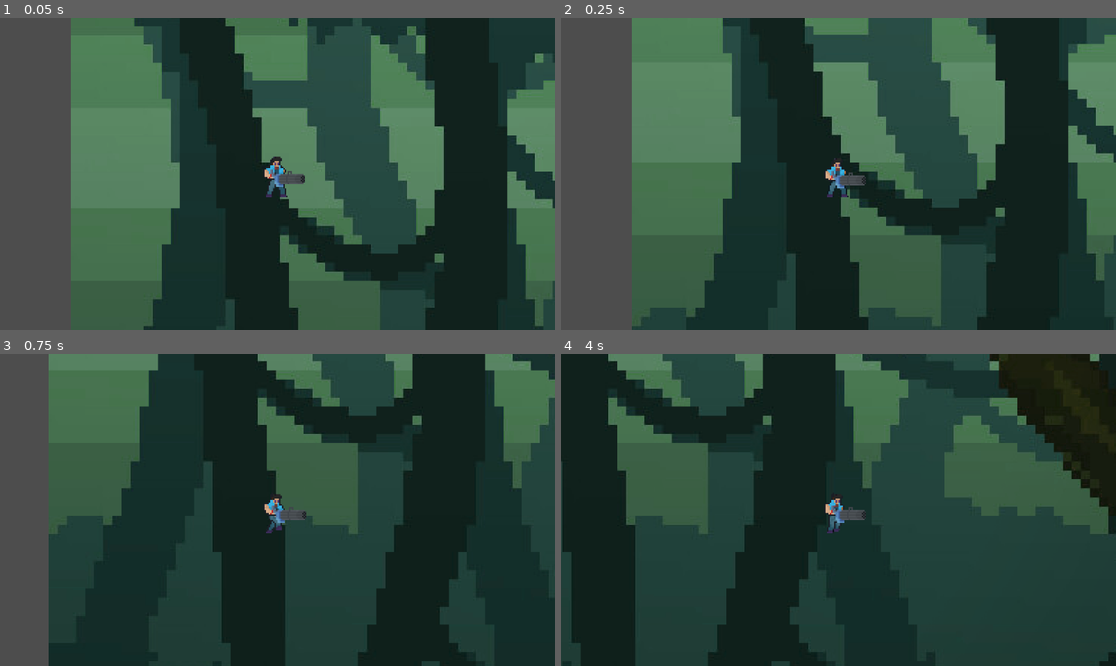
Above: before the commit, frames 1-4 (two rows, left to right).
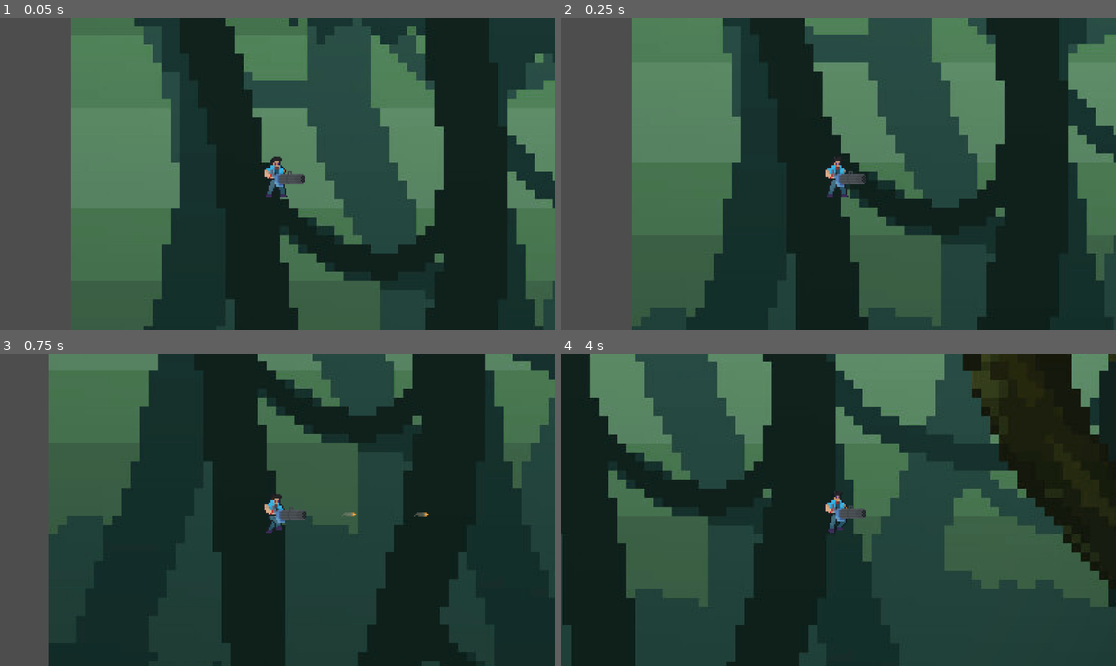
Above: after the commit, the same moments.

Repository: khuongduy354/VFXTaco
Game: Godot game, scene res://world.tscn
Same seed, same stepped clock (60 frames per second), same inputs: the game is played once before the commit and once after it.
Inputs (mouse positions are in pixels of both pictures, inside the frame that each line leads up to):
- Up to frame 1 (0.05 s): no input
- Up to frame 2 (0.25 s): no input
- Up to frame 3 (0.75 s): move the mouse to (399, 494) at 0.52 s; press the mouse at (399, 494) at 0.53 s; hold Right (ui_right) from 0.53 s (still down)
- Up to frame 4 (4 s): tap Space (jump, bound only after the commit) at 0.77, 0.8, 1.07, 1.35, 1.52, 1.82, 2.3, 3.02, 3.32, 3.6, 3.77 s; move the mouse to (727, 525) at 1.27 s; release the mouse at (727, 525) at 1.28 s; click (727, 525) at 1.55 s; move the mouse to (894, 441) at 2.02 s; release Right (ui_right) at 2.03 s; press the mouse at (894, 441) at 2.03 s; hold Left (ui_left) 2.03-2.78 s; move the mouse to (810, 572) at 2.77 s; release the mouse at (810, 572) at 2.78 s; hold Right (ui_right) from 2.78 s (still down); click (810, 572) at 2.85 s; move the mouse to (1005, 556) at 3.52 s

Frame 1 is identical in both runs. In frame 2, 0.2% of the frame differs, in the area x 47-55%, y 44-55%; in frame 3, less than 0.1%; in frame 4, 37%, in the area x 0-100%, y 0-100%.

Commit message:
feat: more guns

Diff:
--- a/Components/gun_comp.gd
+++ b/Components/gun_comp.gd
@@ -1,4 +1,5 @@
 extends Node2D
+class_name GunComponent
 
 var gun =null
 func wield_gun(type:Global.gun_type):
--- a/Guns/bullet.tscn
+++ b/Guns/bullet.tscn
@@ -4,3 +4,4 @@
 
 [node name="Bullet" type="CharacterBody2D"]
 script = ExtResource("1_kpqfy")
+SPEED = 30000
--- a/Guns/gun.gd
+++ b/Guns/gun.gd
@@ -3,8 +3,12 @@
 @export var BulletScene:PackedScene
 
 @onready var shoot_pos = $shoot_pos
+@onready var cooldown =$shoot_cooldown
 func shoot():
+	if !cooldown.is_stopped():
+		return
 	var bullet:Bullet=BulletScene.instantiate()
-	bullet.set_dir(global_position.direction_to(shoot_pos))
+	bullet.set_dir(global_position.direction_to(shoot_pos.global_position))
 	add_child(bullet)
 	bullet.global_position = shoot_pos.global_position
+	cooldown.start()
--- a/Guns/gun.tscn
+++ b/Guns/gun.tscn
@@ -8,3 +8,7 @@
 [node name="shoot_pos" type="Marker2D" parent="."]
 
 [node name="handle_pos" type="Marker2D" parent="."]
+
+[node name="shoot_cooldown" type="Timer" parent="."]
+wait_time = 0.1
+one_shot = true
--- a/Guns/handgun.tscn
+++ b/Guns/handgun.tscn
@@ -1,13 +1,15 @@
-[gd_scene load_steps=3 format=3 uid="uid://b6ifi118cspb0"]
+[gd_scene load_steps=4 format=3 uid="uid://b6ifi118cspb0"]
 
 [ext_resource type="PackedScene" uid="uid://dtuev2v7jfelp" path="res://Guns/gun.tscn" id="1_hfmj3"]
 [ext_resource type="Texture2D" uid="uid://bi7mveoaxwq6t" path="res://assets/newgrass.png" id="2_5sa2c"]
+[ext_resource type="PackedScene" uid="uid://80orcbdxwx5g" path="res://Guns/simplebullet.tscn" id="2_gv7bc"]
 
 [node name="handgun" instance=ExtResource("1_hfmj3")]
 position = Vector2(4, -2)
+BulletScene = ExtResource("2_gv7bc")
 
 [node name="shoot_pos" parent="." index="0"]
-position = Vector2(8, 0)
+position = Vector2(10, 0)
 
 [node name="Newgrass" type="Sprite2D" parent="." index="1"]
 position = Vector2(0, 2)
--- a/Guns/longgun.tscn
+++ b/Guns/longgun.tscn
@@ -1,13 +1,15 @@
-[gd_scene load_steps=3 format=3 uid="uid://danhym1kbdr6b"]
+[gd_scene load_steps=4 format=3 uid="uid://danhym1kbdr6b"]
 
 [ext_resource type="PackedScene" uid="uid://dtuev2v7jfelp" path="res://Guns/gun.tscn" id="1_wku3c"]
+[ext_resource type="PackedScene" uid="uid://80orcbdxwx5g" path="res://Guns/simplebullet.tscn" id="2_l4bl7"]
 [ext_resource type="Texture2D" uid="uid://bi7mveoaxwq6t" path="res://assets/newgrass.png" id="2_yuf2u"]
 
 [node name="longgun" instance=ExtResource("1_wku3c")]
 position = Vector2(9, -1)
+BulletScene = ExtResource("2_l4bl7")
 
 [node name="shoot_pos" parent="." index="0"]
-position = Vector2(14, -0.5)
+position = Vector2(17, -0.5)
 
 [node name="Newgrass" type="Sprite2D" parent="." index="1"]
 rotation = -0.785397
--- a/Guns/minigun.tscn
+++ b/Guns/minigun.tscn
@@ -1,13 +1,15 @@
-[gd_scene load_steps=3 format=3 uid="uid://of3rqpm0upo8"]
+[gd_scene load_steps=4 format=3 uid="uid://of3rqpm0upo8"]
 
 [ext_resource type="PackedScene" uid="uid://dtuev2v7jfelp" path="res://Guns/gun.tscn" id="1_sftil"]
 [ext_resource type="Texture2D" uid="uid://bi7mveoaxwq6t" path="res://assets/newgrass.png" id="2_8n64f"]
+[ext_resource type="PackedScene" uid="uid://80orcbdxwx5g" path="res://Guns/simplebullet.tscn" id="2_hsw2x"]
 
 [node name="minigun" instance=ExtResource("1_sftil")]
 position = Vector2(9, 2)
+BulletScene = ExtResource("2_hsw2x")
 
 [node name="shoot_pos" parent="." index="0"]
-position = Vector2(13, 0)
+position = Vector2(16, 0)
 
 [node name="Newgrass" type="Sprite2D" parent="." index="1"]
 texture = ExtResource("2_8n64f")
--- a/Player/player.gd
+++ b/Player/player.gd
@@ -11,6 +11,8 @@
 @onready var GunComp =$flip_pivot/GunComp
 #stats
 @export var MAX_SPEED = 5000
+@export var JUMP_FORCE = 20000
+
 func get_input():
 	var input = Vector2.ZERO
 	input.x = Input.get_axis("ui_left", "ui_right")
@@ -33,8 +35,15 @@
 	if input.x != 0:
 		state = MOVE
 
+	if Input.is_action_just_pressed("jump") and is_on_floor():
+		velocity.y = -JUMP_FORCE*delta
+		anim_p.play("jump")
+	elif is_on_floor():
+		anim_p.play("idle")
+	if Input.is_action_pressed("shoot"):
+		GunComp.shoot()
+
 	velocity.x=0
-	anim_p.play("idle")
 
 
 func flip(input):
@@ -47,9 +56,15 @@
 	apply_gravity(delta)
 	if input.x == 0:
 		state = IDLE
+	flip(input)
 
-	flip(input)
-	anim_p.play("run")
+	if Input.is_action_just_pressed("jump") and is_on_floor():
+		velocity.y = -JUMP_FORCE*delta
+		anim_p.play("jump")
+	elif is_on_floor():
+		anim_p.play("run")
+	if Input.is_action_pressed("shoot"):
+		GunComp.shoot()
 	velocity.x=input.x * MAX_SPEED *delta
 
 func apply_gravity(delta):
--- a/Player/player.tscn
+++ b/Player/player.tscn
@@ -92,7 +92,7 @@
 
 [sub_resource type="Animation" id="Animation_5ir06"]
 resource_name = "jump"
-length = 0.3
+length = 0.1
 tracks/0/type = "value"
 tracks/0/imported = false
 tracks/0/enabled = true
@@ -105,12 +105,28 @@
 "update": 1,
 "values": [7]
 }
+tracks/1/type = "value"
+tracks/1/imported = false
+tracks/1/enabled = true
+tracks/1/path = NodePath("flip_pivot/GunComp:position")
+tracks/1/interp = 1
+tracks/1/loop_wrap = true
+tracks/1/keys = {
+"times": PackedFloat32Array(0.00669855),
+"transitions": PackedFloat32Array(1),
+"update": 0,
+"values": [Vector2(-2, 0)]
+}
+
+[sub_resource type="Animation" id="Animation_bgl85"]
+resource_name = "recoil"
 
 [sub_resource type="AnimationLibrary" id="AnimationLibrary_0538v"]
 _data = {
 "RESET": SubResource("Animation_6am4d"),
 "idle": SubResource("Animation_sq0cm"),
 "jump": SubResource("Animation_5ir06"),
+"recoil": SubResource("Animation_bgl85"),
 "run": SubResource("Animation_8v6uu")
 }
 
--- a/project.godot
+++ b/project.godot
@@ -19,6 +19,51 @@
 
 Global="*res://Global.gd"
 
+[input]
+
+ui_left={
+"deadzone": 0.5,
+"events": [Object(InputEventKey,"resource_local_to_scene":false,"resource_name":"","device":0,"window_id":0,"alt_pressed":false,"shift_pressed":false,"ctrl_pressed":false,"meta_pressed":false,"pressed":false,"keycode":4194319,"physical_keycode":0,"key_label":0,"unicode":0,"echo":false,"script":null)
+, Object(InputEventJoypadButton,"resource_local_to_scene":false,"resource_name":"","device":0,"button_index":13,"pressure":0.0,"pressed":false,"script":null)
+, Object(InputEventJoypadMotion,"resource_local_to_scene":false,"resource_name":"","device":0,"axis":0,"axis_value":-1.0,"script":null)
+, Object(InputEventKey,"resource_local_to_scene":false,"resource_name":"","device":-1,"window_id":0,"alt_pressed":false,"shift_pressed":false,"ctrl_pressed":false,"meta_pressed":false,"pressed":false,"keycode":0,"physical_keycode":65,"key_label":0,"unicode":97,"echo":false,"script":null)
+]
+}
+ui_right={
+"deadzone": 0.5,
+"events": [Object(InputEventKey,"resource_local_to_scene":false,"resource_name":"","device":0,"window_id":0,"alt_pressed":false,"shift_pressed":false,"ctrl_pressed":false,"meta_pressed":false,"pressed":false,"keycode":4194321,"physical_keycode":0,"key_label":0,"unicode":0,"echo":false,"script":null)
+, Object(InputEventJoypadButton,"resource_local_to_scene":false,"resource_name":"","device":0,"button_index":14,"pressure":0.0,"pressed":false,"script":null)
+, Object(InputEventJoypadMotion,"resource_local_to_scene":false,"resource_name":"","device":0,"axis":0,"axis_value":1.0,"script":null)
+, Object(InputEventKey,"resource_local_to_scene":false,"resource_name":"","device":-1,"window_id":0,"alt_pressed":false,"shift_pressed":false,"ctrl_pressed":false,"meta_pressed":false,"pressed":false,"keycode":0,"physical_keycode":68,"key_label":0,"unicode":100,"echo":false,"script":null)
+]
+}
+ui_up={
+"deadzone": 0.5,
+"events": [Object(InputEventKey,"resource_local_to_scene":false,"resource_name":"","device":0,"window_id":0,"alt_pressed":false,"shift_pressed":false,"ctrl_pressed":false,"meta_pressed":false,"pressed":false,"keycode":4194320,"physical_keycode":0,"key_label":0,"unicode":0,"echo":false,"script":null)
+, Object(InputEventJoypadButton,"resource_local_to_scene":false,"resource_name":"","device":0,"button_index":11,"pressure":0.0,"pressed":false,"script":null)
+, Object(InputEventJoypadMotion,"resource_local_to_scene":false,"resource_name":"","device":0,"axis":1,"axis_value":-1.0,"script":null)
+, Object(InputEventKey,"resource_local_to_scene":false,"resource_name":"","device":-1,"window_id":0,"alt_pressed":false,"shift_pressed":false,"ctrl_pressed":false,"meta_pressed":false,"pressed":false,"keycode":0,"physical_keycode":87,"key_label":0,"unicode":119,"echo":false,"script":null)
+]
+}
+ui_down={
+"deadzone": 0.5,
+"events": [Object(InputEventKey,"resource_local_to_scene":false,"resource_name":"","device":0,"window_id":0,"alt_pressed":false,"shift_pressed":false,"ctrl_pressed":false,"meta_pressed":false,"pressed":false,"keycode":4194322,"physical_keycode":0,"key_label":0,"unicode":0,"echo":false,"script":null)
+, Object(InputEventJoypadButton,"resource_local_to_scene":false,"resource_name":"","device":0,"button_index":12,"pressure":0.0,"pressed":false,"script":null)
+, Object(InputEventJoypadMotion,"resource_local_to_scene":false,"resource_name":"","device":0,"axis":1,"axis_value":1.0,"script":null)
+, Object(InputEventKey,"resource_local_to_scene":false,"resource_name":"","device":-1,"window_id":0,"alt_pressed":false,"shift_pressed":false,"ctrl_pressed":false,"meta_pressed":false,"pressed":false,"keycode":0,"physical_keycode":83,"key_label":0,"unicode":115,"echo":false,"script":null)
+]
+}
+jump={
+"deadzone": 0.5,
+"events": [Object(InputEventKey,"resource_local_to_scene":false,"resource_name":"","device":-1,"window_id":0,"alt_pressed":false,"shift_pressed":false,"ctrl_pressed":false,"meta_pressed":false,"pressed":false,"keycode":0,"physical_keycode":32,"key_label":0,"unicode":32,"echo":false,"script":null)
+]
+}
+shoot={
+"deadzone": 0.5,
+"events": [Object(InputEventMouseButton,"resource_local_to_scene":false,"resource_name":"","device":-1,"window_id":0,"alt_pressed":false,"shift_pressed":false,"ctrl_pressed":false,"meta_pressed":false,"button_mask":1,"position":Vector2(167, 14),"global_position":Vector2(170, 46),"factor":1.0,"button_index":1,"canceled":false,"pressed":true,"double_click":false,"script":null)
+]
+}
+
 [rendering]
 
 textures/canvas_textures/default_texture_filter=3
Not shown: 1 places in Player/player.tscn that only renumber resources
